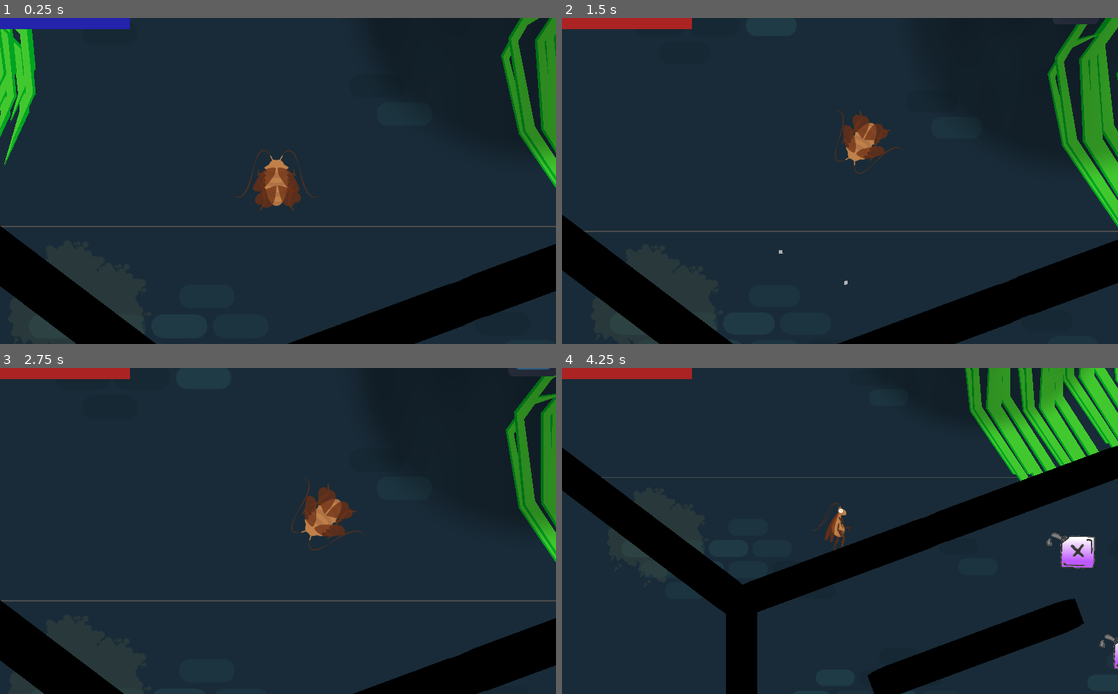
Above: before the commit, frames 1-4 (two rows, left to right).
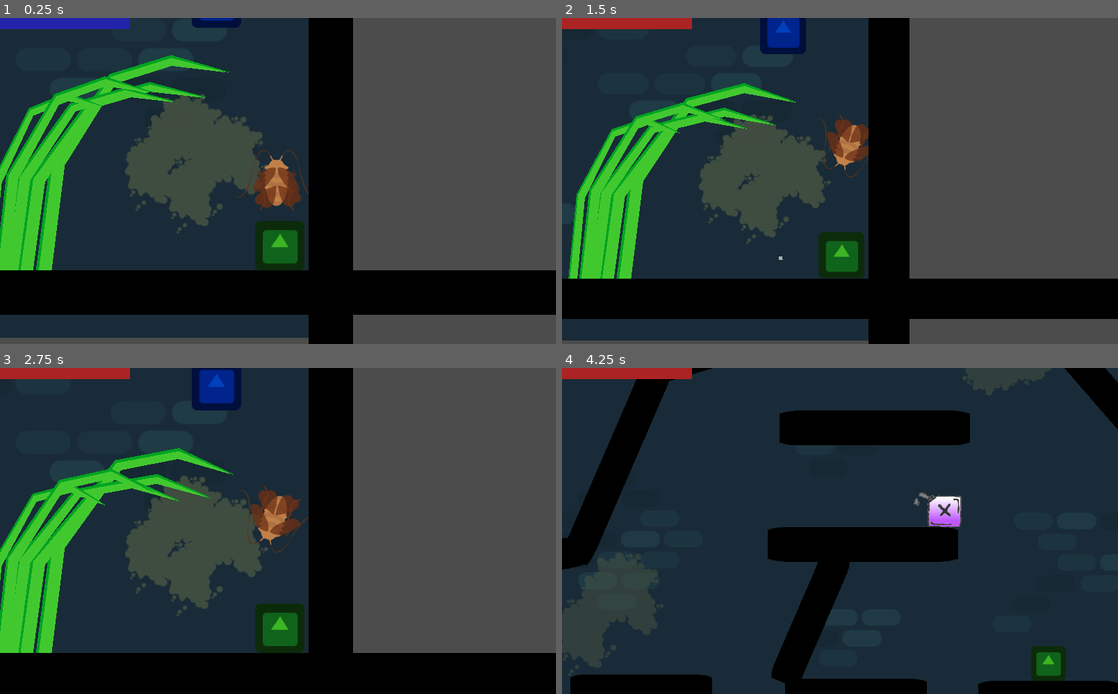
Above: after the commit, the same moments.

Repository: ChibiDenDen/Jook
Game: Godot game, scene res://Scenes/PhysicsGame.tscn
Two runs of this game, one before a commit and one after it. Both use one fixed random seed, a clock stepped at 60 frames per second and the inputs below. The engine's default icon, where the game draws it, is replaced by a stand-in: a white triangle on a blue panel in a dark square.
Inputs (mouse positions are in pixels of both pictures, inside the frame that each line leads up to):
- Up to frame 1 (0.25 s): no input
- Up to frame 2 (1.5 s): move the mouse to (962, 164) at 0.52 s; hold Space (action) 0.53-1.28 s; hold Right (ui_right) from 0.53 s (still down); click (962, 164) at 0.67 s; tap Up (ui_up) at 0.77 s; move the mouse to (728, 197) at 1.27 s; tap Space (action) at 1.35 s
- Up to frame 3 (2.75 s): tap Up (ui_up) at 1.52 s; move the mouse to (333, 459) at 2.02 s; release Right (ui_right) at 2.03 s; hold Left (ui_left) from 2.03 s (still down); hold Space (action) from 2.03 s (still down)
- Up to frame 4 (4.25 s): move the mouse to (812, 596) at 2.77 s; release Left (ui_left) at 2.78 s; release Space (action) at 2.78 s; hold Right (ui_right) from 2.78 s (still down); tap Space (action) at 2.85 s; click (812, 596) at 2.92 s; tap Up (ui_up) at 3.02, 3.77 s; move the mouse to (1101, 576) at 3.52 s; hold Space (action) from 3.53 s (still down); click (1101, 576) at 3.67 s

The runs differ from the first frame. In frame 1, 65% of the frame differs, in the area x 0-100%, y 0-100%; in frame 2, 63%; in frame 3, 63%; in frame 4, 36%.

Commit message:
Minor level tweaks

Diff:
--- a/Objects/CrashedPlayer/CrashedPlayer.tscn
+++ b/Objects/CrashedPlayer/CrashedPlayer.tscn
@@ -4,7 +4,7 @@
 [ext_resource path="res://Resources/Jook/Anims/SIDE.png" type="Texture" id=3]
 
 [sub_resource type="CircleShape2D" id=1]
-radius = 32.1226
+radius = 21.4561
 
 [sub_resource type="Animation" id=2]
 resource_name = "walk"
@@ -73,7 +73,7 @@
 hframes = 3
 
 [node name="CollisionShape2D" type="CollisionShape2D" parent="."]
-position = Vector2( 2.67268, -7.1272 )
+position = Vector2( 0, 5 )
 shape = SubResource( 1 )
 
 [node name="Tween" type="Tween" parent="."]
--- a/Scenes/PhysicsGame.tscn
+++ b/Scenes/PhysicsGame.tscn
@@ -29,6 +29,7 @@
 
 [node name="Background3" type="Sprite" parent="."]
 position = Vector2( -1984, -1192 )
+scale = Vector2( -1, -1 )
 z_index = -10
 texture = ExtResource( 9 )
 
@@ -38,7 +39,7 @@
 texture = ExtResource( 9 )
 
 [node name="Player" type="Node2D" parent="."]
-position = Vector2( -320.609, -529.696 )
+position = Vector2( 1768, 768 )
 
 [node name="PlayerFly" parent="Player" instance=ExtResource( 1 )]
 
@@ -58,7 +59,7 @@
 connection_path = NodePath("../Teleporter2")
 
 [node name="Teleporter2" parent="Teleporters" instance=ExtResource( 14 )]
-position = Vector2( 592, 472 )
+position = Vector2( 1224, 640 )
 connection_path = NodePath("../Teleporter")
 
 [node name="Walls" type="Node" parent="."]
@@ -142,7 +143,6 @@
 position = Vector2( -2104, -56 )
 rotation = 1.56423
 scale = Vector2( 0.890297, -6.26425 )
-z_index = 11
 
 [node name="Wall37" parent="Walls" instance=ExtResource( 2 )]
 position = Vector2( -608, 24 )
@@ -208,11 +208,6 @@
 rotation = 2.82944
 scale = Vector2( 0.89, 5 )
 
-[node name="Wall27" parent="Walls" instance=ExtResource( 2 )]
-position = Vector2( -1725.31, -199.494 )
-scale = Vector2( 0.89, 5 )
-z_index = 11
-
 [node name="Wall50" parent="Walls" instance=ExtResource( 2 )]
 position = Vector2( -1185.41, -210.719 )
 scale = Vector2( 0.89, 5 )
@@ -258,7 +253,7 @@
 [node name="Wall35" parent="Walls" instance=ExtResource( 2 )]
 position = Vector2( -1968, -472 )
 rotation = 1.22173
-scale = Vector2( 0.89, 6 )
+scale = Vector2( 0.89, 7.8 )
 
 [node name="Wall11" parent="Walls" instance=ExtResource( 2 )]
 position = Vector2( 103.564, 170.113 )
@@ -1228,8 +1223,8 @@
 z_index = -1
 
 [node name="Water" parent="Obstacles" instance=ExtResource( 10 )]
-position = Vector2( -2021.74, -204.405 )
-scale = Vector2( 9.27363, 4.36202 )
+position = Vector2( -1759.25, -204.405 )
+scale = Vector2( 17.4765, 4.36202 )
 z_index = 10
 
 [node name="Lurker" parent="Obstacles" instance=ExtResource( 12 )]
@@ -1245,7 +1240,7 @@
 position = Vector2( 520, -1624 )
 
 [node name="Lurker12" parent="Obstacles" instance=ExtResource( 12 )]
-position = Vector2( -896, -1552 )
+position = Vector2( -992, -1112 )
 
 [node name="Lurker3" parent="Obstacles" instance=ExtResource( 12 )]
 position = Vector2( 515.468, -179.594 )
@@ -1260,10 +1255,10 @@
 position = Vector2( -426.519, -1268.83 )
 
 [node name="Lurker8" parent="Obstacles" instance=ExtResource( 12 )]
-position = Vector2( -1848, -656 )
+position = Vector2( -1936, -760 )
 
 [node name="Lurker7" parent="Obstacles" instance=ExtResource( 12 )]
-position = Vector2( -2032, -1624 )
+position = Vector2( -2120, -1728 )
 
 [node name="RotatingObstacles" type="Node" parent="."]
 script = ExtResource( 8 )
